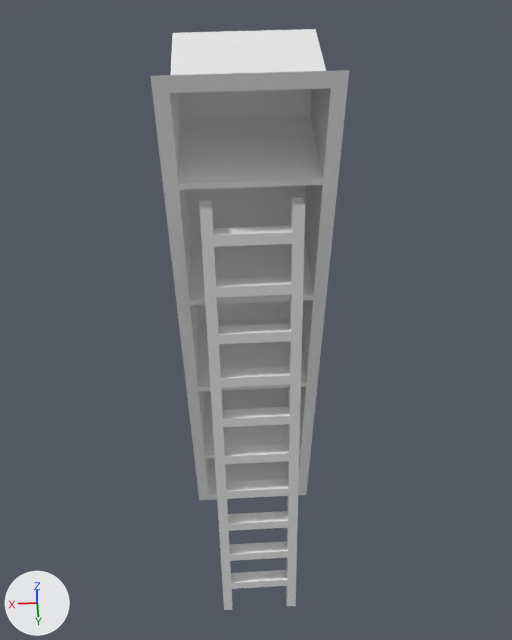
Before and after pictures for a commit that changed the Blender file Assets/models/house/floor02/secret_room_e/secret_room_e_furniture.blend.
Before and after are seen from a camera (50 mm lens) standing at (0.22, 3.69, 7.56) and looking at (-0.02, -0.62, 2.99). Lighting does not change. The marker at lower left points along +X, +Y and +Z.

Script lines for the objects in view, before the commit:
```python
me_cube = bpy.data.meshes.new('Cube')
me_cube.from_pydata(...)  # 90 vertices, 69 faces; spans x -0.63..0.63, y -0.43..0.43, z -2.66..2.66
me_cube.materials.append(mat_secret_room_e_shelves01)  # white #e7e7e7
me_cube_001 = bpy.data.meshes.new('Cube.001')
me_cube_001.from_pydata(...)  # 216 vertices, 228 faces; spans x -0.37..0.37, y -0.06..0.06, z -2.25..2.25
me_cube_001.materials.append(mat_ladder01)  # white #e7e7e7
ob_ladder01 = bpy.data.objects.new('ladder01', me_cube_001)
ob_ladder01.location = (0.02, 0.16, 2.26)
ob_ladder01.rotation_euler = (0.253, 0.0, 0.0)  # degrees (14, 0, 0)
ob_secret_room_e_shelves01 = bpy.data.objects.new('secret_room_e_shelves01', me_cube)
ob_secret_room_e_shelves01.location = (0.0159, -0.959, 2.706)
```
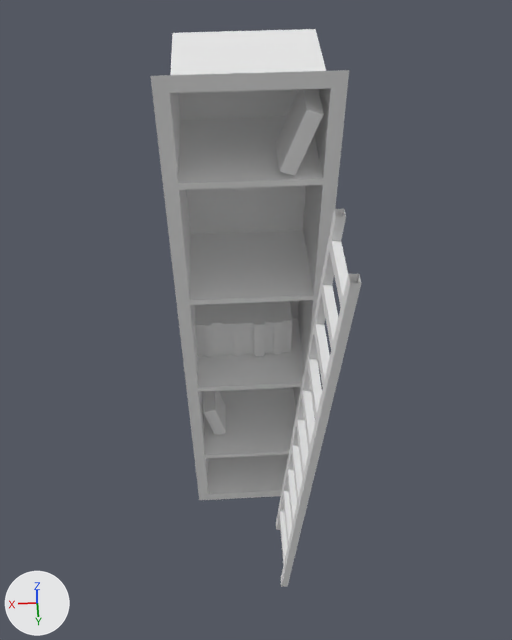
Commit message: secret_room_e_furniture: books added, ladder moved to side

Where the newer file only moved an object's origin or applied its transform, the numbers keep the older frame.

Where the change shows, as pixel boxes (x1, y1, x2, y2) in the pictures (512 x 640 px):
'ladder01', reshaped (19% narrower, 8% shorter): before (200, 198, 305, 610); after (276, 209, 361, 587)
'book_row.001', added: after (195, 301, 292, 357)
'book.000', added: after (276, 89, 324, 175)
'book.001', added: after (203, 390, 226, 435)

Patch to the scene script:
```diff
--- a/Assets/models/house/floor02/secret_room_e/secret_room_e_furniture.blend.py
+++ b/Assets/models/house/floor02/secret_room_e/secret_room_e_furniture.blend.py
@@ mat_secret_room_sw_book02 @@
+mat_secret_room_sw_book02 = diffuse_material('secret_room_sw_book02')
+mat_secret_room_sw_book02.base_color = (0.8, 0.8, 0.8)  # white #e7e7e7
@@ mat_secret_room_sw_bow_row01 @@
+mat_secret_room_sw_bow_row01 = diffuse_material('secret_room_sw_bow_row01')
+mat_secret_room_sw_bow_row01.base_color = (0.8, 0.8, 0.8)  # white #e7e7e7
@@ mat_secret_room_sw_book01 @@
+mat_secret_room_sw_book01 = diffuse_material('secret_room_sw_book01')
+mat_secret_room_sw_book01.base_color = (0.8, 0.8, 0.8)  # white #e7e7e7
@@ me_cube_001 @@
 me_cube_001.from_pydata(...)  # 216 vertices, 228 faces; spans x -0.37..0.37, y -0.06..0.06, z -2.25..2.25
 # used by ob_ladder01; location = (0.02, 0.16, 2.26); rotation_euler = (0.253, 0.0, 0.0), in degrees (14, 0, 0)
+# me_cube_001 part 1: the whole mesh is multiplied about its middle by the matrix ((0.0, -0.578, -0.07), (0.968, -0.01, 0.249), (-0.25, -0.039, 0.966)), then moved by (-0.44, 0.0, 0.0)
 me_cube_001.materials.append(mat_ladder01)
@@ me_cube_017 @@
+me_cube_017.from_pydata(...)  # 56 vertices, 54 faces; spans x -0.19..0.196, y -0.069..0.069, z -0.225..0.225
+me_cube_017.materials.append(mat_secret_room_sw_book02)  # its picture is missing
@@ me_cube_002 @@
+me_cube_002.from_pydata(...)  # 133 vertices, 107 faces; spans x -0.19..0.229, y -0.407..0.528, z -0.225..0.244
+me_cube_002.materials.append(mat_secret_room_sw_bow_row01)  # its picture is missing
@@ me_cube_004 @@
+me_cube_004.from_pydata(...)  # 56 vertices, 54 faces; spans x -0.19..0.196, y -0.069..0.069, z -0.225..0.225
+me_cube_004.materials.append(mat_secret_room_sw_book01)  # its picture is missing
@@ ob_book_000 @@
+ob_book_000 = bpy.data.objects.new('book.000', me_cube_017)
+ob_book_000.location = (-0.33, -0.72, 4.82)
+ob_book_000.rotation_euler = (-0.341, 0.0, 1.571)  # degrees (-20, 0, 90)
+ob_book_000.scale = (0.921, 0.921, 1.15)
+_m = ob_book_000.modifiers.new('Subsurf', 'SUBSURF')
+_m.levels = 2
@@ ob_book_row_001 @@
+ob_book_row_001 = bpy.data.objects.new('book_row.001', me_cube_002)
+ob_book_row_001.location = (0.14, -1.11, 2.41)
+ob_book_row_001.rotation_euler = (0.0, 0.0, 1.571)  # degrees (0, 0, 90)
@@ ob_book_001 @@
+ob_book_001 = bpy.data.objects.new('book.001', me_cube_004)
+ob_book_001.location = (0.41, -0.97, 1.24)
+ob_book_001.rotation_euler = (0.228, 0.0, 1.571)  # degrees (13, 0, 90)
+_m = ob_book_001.modifiers.new('Subsurf', 'SUBSURF')
+_m.levels = 2
```
